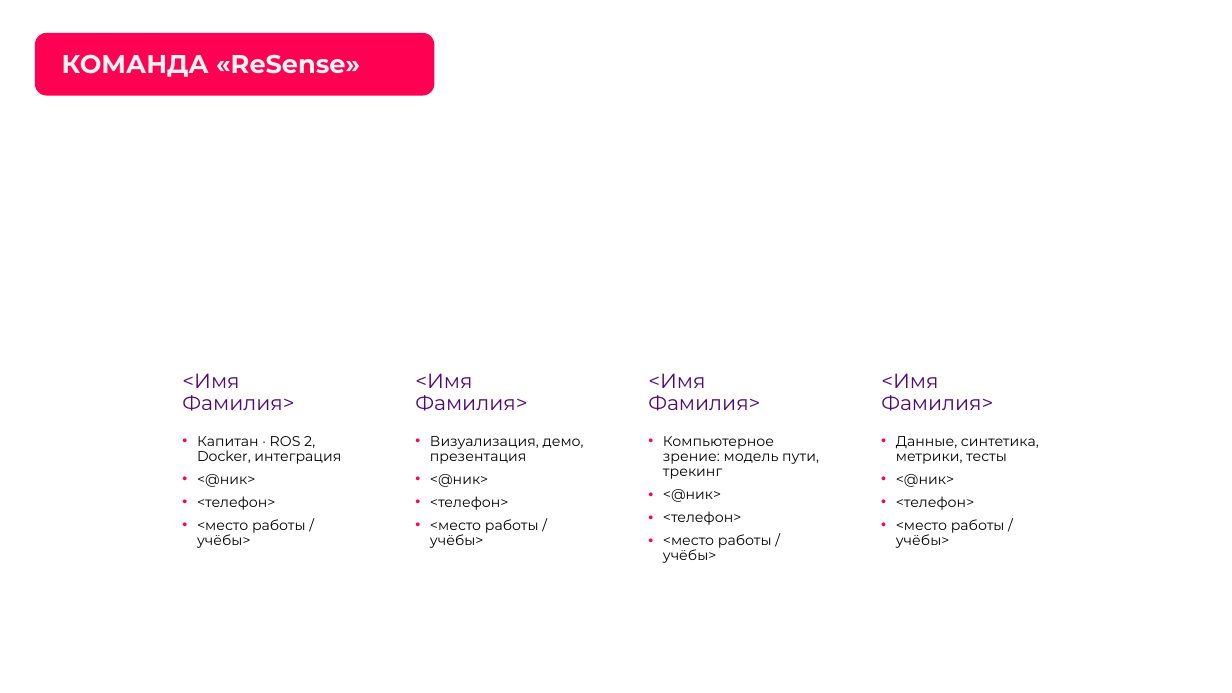
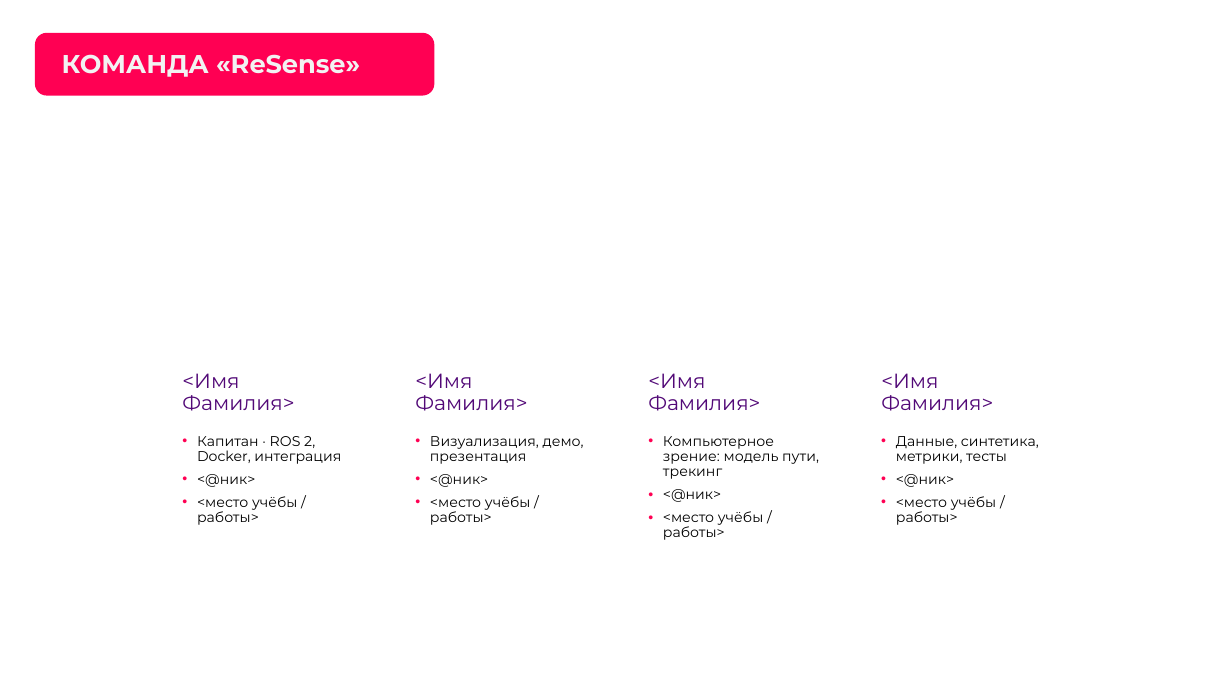
Before and after one commit to pmixay/ReSense, a slide deck: slide 3 of docs/presentation/ReSense_LCT2026.pptx. Drawn at 1232x693 pixels with LibreOffice and Linux fonts; fonts in the diff are those of the drawing; background and template pictures are left out. Boxes give left, top, right and bottom in pixels: in the first picture for what was removed or moved away, otherwise in the second. Text is boxed around its words. In the diff, an @@ line names an element or a change of style, - is before the commit and + after.

```diff
--- a/docs/presentation/ReSense_LCT2026.pptx
+++ b/docs/presentation/ReSense_LCT2026.pptx
@@ text at (197, 496, 297, 525): text changed @@
-• <телефон>
-• <место работы / учёбы>
+• <место учёбы / работы>
@@ text at (430, 496, 530, 525): text changed @@
-• <телефон>
-• <место работы / учёбы>
+• <место учёбы / работы>
@@ text at (896, 496, 996, 525): text changed @@
-• <телефон>
-• <место работы / учёбы>
+• <место учёбы / работы>
@@ text at (663, 511, 763, 540): text changed @@
-• <телефон>
-• <место работы / учёбы>
+• <место учёбы / работы>
```
Also in this commit, not shown: 7 other slides changed, 4 other files.
